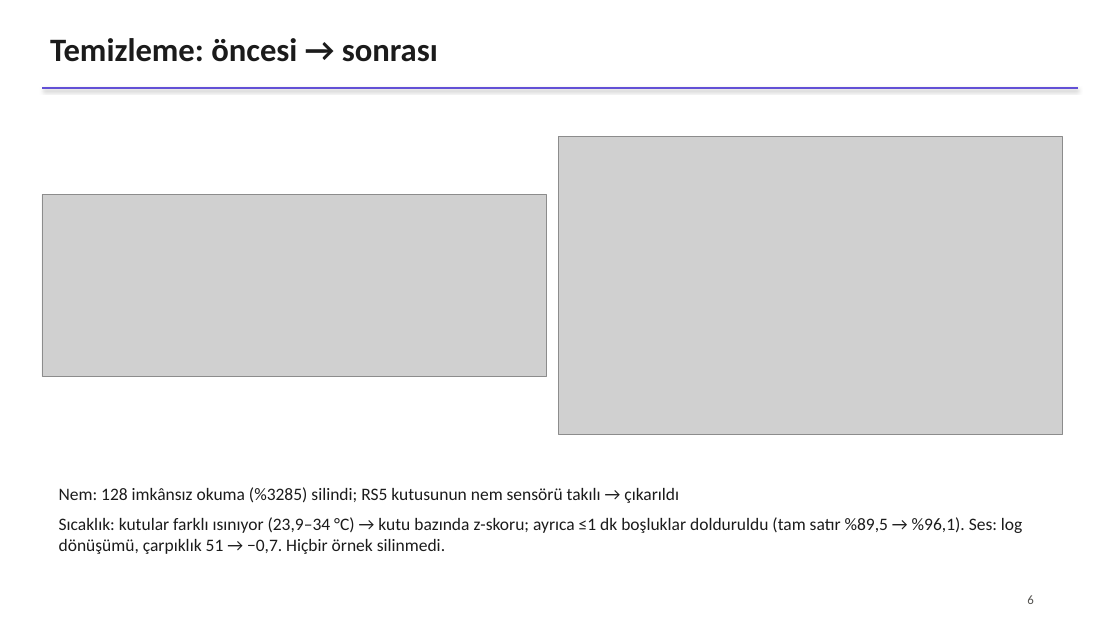
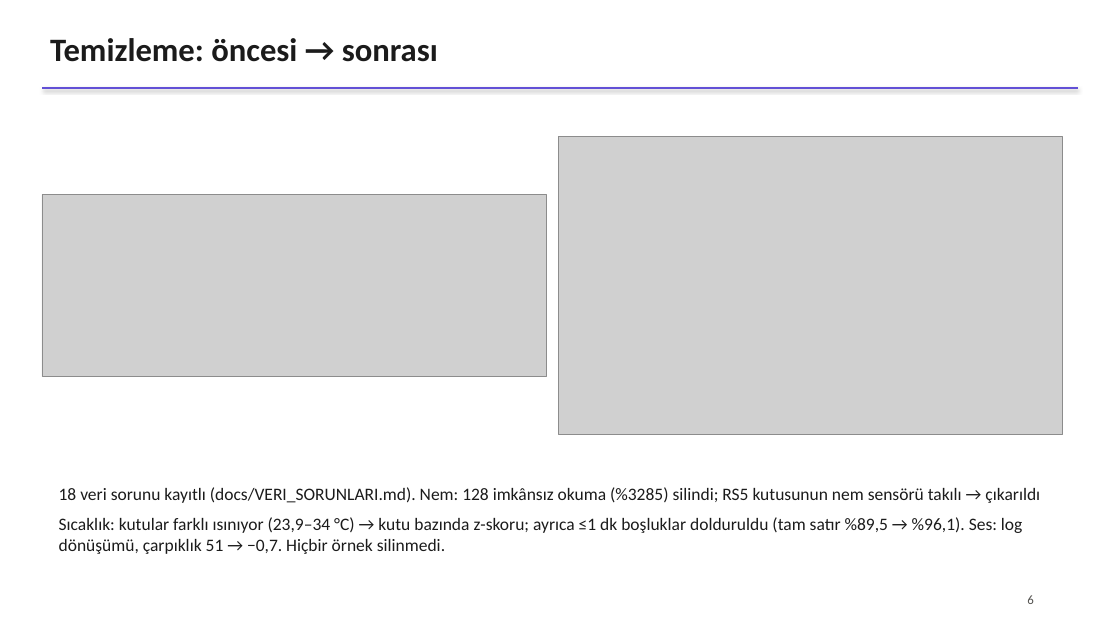
Before and after one commit to ksilverstone/hpdmobile-doluluk-tespiti, a slide deck: slide 6 of reports/sunum.pptx. Drawn at 1120x630 pixels with LibreOffice and Linux fonts; fonts in the diff are those of the drawing; grey boxes stand for pictures. Boxes give left, top, right and bottom in pixels: in the first picture for what was removed or moved away, otherwise in the second. Text is boxed around its words. In the diff, an @@ line names an element or a change of style, - is before the commit and + after.

```diff
--- a/reports/sunum.pptx
+++ b/reports/sunum.pptx
@@ text at [59,487,1040,503]: text changed @@
-Nem: 128 imkânsız okuma (%3285) silindi; RS5 kutusunun nem sensörü takılı → çıkarıldı
+18 veri sorunu kayıtlı (docs/VERI_SORUNLARI.md). Nem: 128 imkânsız okuma (%3285) silindi; RS5 kutusunun nem sensörü takılı → çıkarıldı
```
Also in this commit, not shown: 4 other slides changed, 1 other file.
